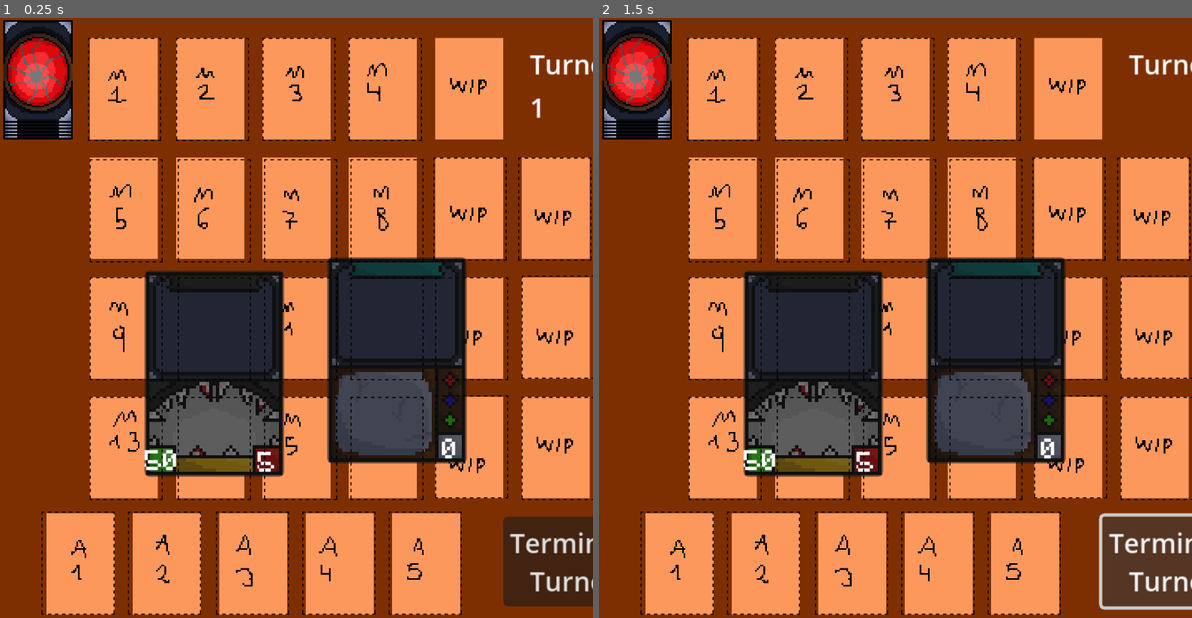
Above: before the commit, frames 1-2 (left to right).
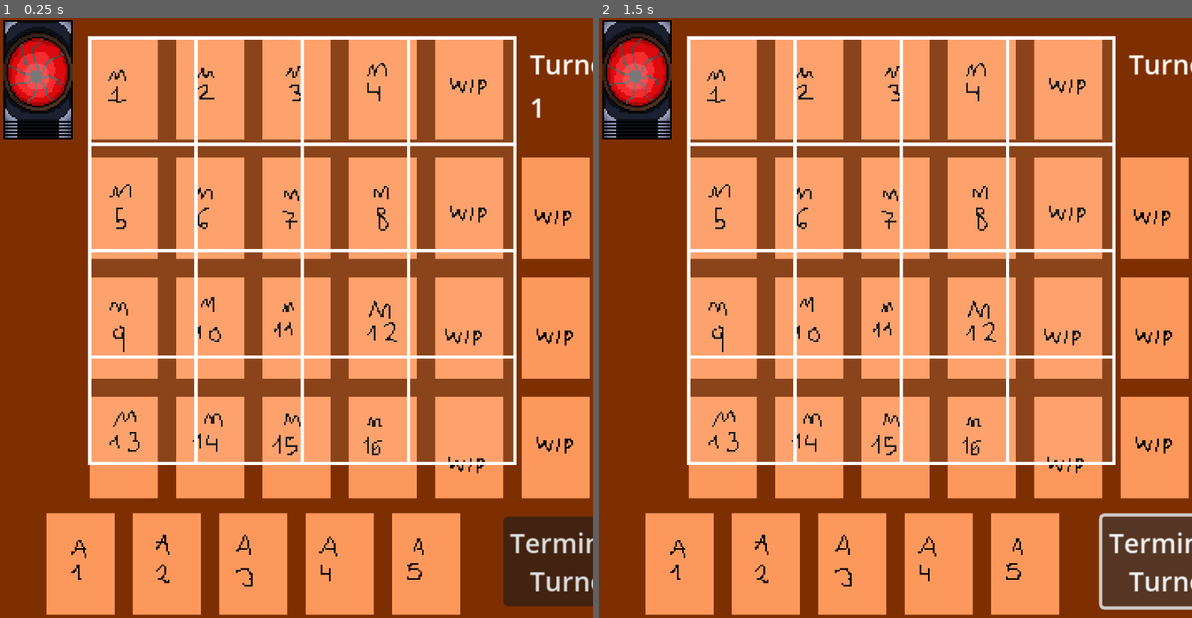
Above: after the commit, the same moments.

Repository: Lucas-Sanguinetti/jefe-desarrollo
Game: Godot game, scene res://Entidades/main.tscn
The game is run twice, just before and just after one commit, with the same random seed, the same clock (stepped at 60 frames per second) and the same inputs.
Inputs (mouse positions are in pixels of both pictures, inside the frame that each line leads up to):
- Up to frame 1 (0.25 s): no input
- Up to frame 2 (1.5 s): tap Enter at 0.5 s; move the mouse to (996, 360) at 0.52 s; click (996, 360) at 0.67 s; click "Terminar Turno" at 1.25 s

The runs differ from the first frame. In frame 1, 29% of the frame differs, in the area x 6-100%, y 3-100%; in frame 2, 29%.

Commit message:
cambio de grilla a formato generalizado, funciones para conseguir celdas vacias e invocar realizadas, falta probar

Diff:
--- /dev/null
+++ b/Entidades/GridMonstruos.gd
@@ -0,0 +1,59 @@
+extends Node2D
+
+const GRID_SIZE = 4        # 4x4
+const CELL_SIZE = 64       # ancho/alto de cada celda (en píxeles)
+@export var ficha_scene: PackedScene
+
+var grid = []  # array 2D de referencias a fichas
+
+func _ready():
+	# Inicializar grilla vacía
+	grid.resize(GRID_SIZE)
+	for x in range(GRID_SIZE):
+		grid[x] = []
+		for y in range(GRID_SIZE):
+			grid[x].append(null)
+	_draw()
+
+	## Ejemplo: invocar 5 fichas al azar al empezar
+	#for i in range(5):
+		#invoke_random_piece()
+
+# Convierte posición lógica (x,y) en coordenada de pantalla
+func grid_to_world(x: int, y: int) -> Vector2:
+	return Vector2(x, y) * CELL_SIZE
+
+# Colocar ficha en una posición lógica
+#func place_piece(x: int, y: int) -> bool:
+	#if grid[x][y] != null:
+		#return false  # ya ocupado
+	#var piece = ficha_scene.instantiate()
+	#add_child(piece)
+	#piece.position = grid_to_world(x, y)
+	#piece.grid_pos = Vector2(x, y)
+	#grid[x][y] = piece
+	#return true
+
+
+# Buscar una celda libre al azar e invocar allí
+#func invoke_random_piece():
+	#var empty_cells = []
+	#for x in range(GRID_SIZE):
+		#for y in range(GRID_SIZE):
+			#if grid[x][y] == null:
+				#empty_cells.append(Vector2(x, y))
+#
+	#if empty_cells.is_empty():
+		#print("No hay más espacios")
+		#return
+#
+	#var pos = empty_cells[randi() % empty_cells.size()]
+	#place_piece(pos.x, pos.y)
+
+#funcion puramente para visualizar las celdas y el espaciado
+func _draw():
+	for x in range(GRID_SIZE):
+		for y in range(GRID_SIZE):
+			var rect = Rect2(Vector2(x, y) * CELL_SIZE, Vector2(CELL_SIZE, CELL_SIZE))
+			draw_rect(rect, Color(1, 1, 1, 0.1), true)   # relleno semitransparente
+			draw_rect(rect, Color(1, 1, 1), false, 2.0) # borde blanco
--- a/Entidades/main.tscn
+++ b/Entidades/main.tscn
@@ -9,6 +9,7 @@
 [ext_resource type="Resource" uid="uid://1chp51lvkq0q" path="res://Resources/Monstruos/monstruo1.tres" id="5_3akp0"]
 [ext_resource type="PackedScene" uid="uid://r3uw2a7pd3o6" path="res://Entidades/monster_deck.tscn" id="5_j43no"]
 [ext_resource type="PackedScene" uid="uid://ftsm1b1thgfn" path="res://Entidades/card_slot.tscn" id="6_yojer"]
+[ext_resource type="Script" uid="uid://brt8rjbtiqry8" path="res://Entidades/GridMonstruos.gd" id="10_rq0b7"]
 
 [node name="Main" type="Node"]
 script = ExtResource("1_3akp0")
@@ -19,10 +20,12 @@
 [node name="CardManager" parent="." instance=ExtResource("1_1a6n1")]
 
 [node name="Carta" parent="CardManager" instance=ExtResource("2_1fbpr")]
+visible = false
 position = Vector2(239, 206)
 data = ExtResource("4_n8fjv")
 
 [node name="Carta2" parent="CardManager" instance=ExtResource("2_1fbpr")]
+visible = false
 position = Vector2(129, 214)
 data = ExtResource("5_3akp0")
 
@@ -33,97 +36,100 @@
 position = Vector2(22.874998, 37.125)
 scale = Vector2(1.0182925, 1.0105634)
 
-[node name="GrillaMonstruos" type="Node2D" parent="."]
+[node name="GrillasVisibles" type="Node2D" parent="."]
+visible = false
+
+[node name="GrillaMonstruos" type="Node2D" parent="GrillasVisibles"]
 position = Vector2(56, 15)
 metadata/_edit_group_ = true
 
-[node name="CardSlot" parent="GrillaMonstruos" instance=ExtResource("6_yojer")]
+[node name="CardSlot" parent="GrillasVisibles/GrillaMonstruos" instance=ExtResource("6_yojer")]
 position = Vector2(19, 28)
 
-[node name="CardSlot2" parent="GrillaMonstruos" instance=ExtResource("6_yojer")]
+[node name="CardSlot2" parent="GrillasVisibles/GrillaMonstruos" instance=ExtResource("6_yojer")]
 position = Vector2(72, 28)
 
-[node name="CardSlot3" parent="GrillaMonstruos" instance=ExtResource("6_yojer")]
+[node name="CardSlot3" parent="GrillasVisibles/GrillaMonstruos" instance=ExtResource("6_yojer")]
 position = Vector2(124, 28)
 
-[node name="CardSlot4" parent="GrillaMonstruos" instance=ExtResource("6_yojer")]
+[node name="CardSlot4" parent="GrillasVisibles/GrillaMonstruos" instance=ExtResource("6_yojer")]
 position = Vector2(176, 28)
 
-[node name="CardSlot5" parent="GrillaMonstruos" instance=ExtResource("6_yojer")]
+[node name="CardSlot5" parent="GrillasVisibles/GrillaMonstruos" instance=ExtResource("6_yojer")]
 position = Vector2(20, 101)
 
-[node name="CardSlot6" parent="GrillaMonstruos" instance=ExtResource("6_yojer")]
+[node name="CardSlot6" parent="GrillasVisibles/GrillaMonstruos" instance=ExtResource("6_yojer")]
 position = Vector2(73, 101)
 
-[node name="CardSlot7" parent="GrillaMonstruos" instance=ExtResource("6_yojer")]
+[node name="CardSlot7" parent="GrillasVisibles/GrillaMonstruos" instance=ExtResource("6_yojer")]
 position = Vector2(125, 101)
 
-[node name="CardSlot8" parent="GrillaMonstruos" instance=ExtResource("6_yojer")]
+[node name="CardSlot8" parent="GrillasVisibles/GrillaMonstruos" instance=ExtResource("6_yojer")]
 position = Vector2(177, 101)
 
-[node name="CardSlot9" parent="GrillaMonstruos" instance=ExtResource("6_yojer")]
+[node name="CardSlot9" parent="GrillasVisibles/GrillaMonstruos" instance=ExtResource("6_yojer")]
 position = Vector2(20, 172)
 
-[node name="CardSlot10" parent="GrillaMonstruos" instance=ExtResource("6_yojer")]
+[node name="CardSlot10" parent="GrillasVisibles/GrillaMonstruos" instance=ExtResource("6_yojer")]
 position = Vector2(73, 172)
 
-[node name="CardSlot11" parent="GrillaMonstruos" instance=ExtResource("6_yojer")]
+[node name="CardSlot11" parent="GrillasVisibles/GrillaMonstruos" instance=ExtResource("6_yojer")]
 position = Vector2(125, 172)
 
-[node name="CardSlot12" parent="GrillaMonstruos" instance=ExtResource("6_yojer")]
+[node name="CardSlot12" parent="GrillasVisibles/GrillaMonstruos" instance=ExtResource("6_yojer")]
 position = Vector2(177, 172)
 
-[node name="CardSlot13" parent="GrillaMonstruos" instance=ExtResource("6_yojer")]
+[node name="CardSlot13" parent="GrillasVisibles/GrillaMonstruos" instance=ExtResource("6_yojer")]
 position = Vector2(20, 244)
 
-[node name="CardSlot14" parent="GrillaMonstruos" instance=ExtResource("6_yojer")]
+[node name="CardSlot14" parent="GrillasVisibles/GrillaMonstruos" instance=ExtResource("6_yojer")]
 position = Vector2(73, 244)
 
-[node name="CardSlot15" parent="GrillaMonstruos" instance=ExtResource("6_yojer")]
+[node name="CardSlot15" parent="GrillasVisibles/GrillaMonstruos" instance=ExtResource("6_yojer")]
 position = Vector2(125, 244)
 
-[node name="CardSlot16" parent="GrillaMonstruos" instance=ExtResource("6_yojer")]
+[node name="CardSlot16" parent="GrillasVisibles/GrillaMonstruos" instance=ExtResource("6_yojer")]
 position = Vector2(177, 244)
 
-[node name="GrillaArmas" type="Node2D" parent="."]
+[node name="GrillaArmas" type="Node2D" parent="GrillasVisibles"]
 position = Vector2(261, 84)
 metadata/_edit_group_ = true
 
-[node name="CardSlot" parent="GrillaArmas" instance=ExtResource("6_yojer")]
+[node name="CardSlot" parent="GrillasVisibles/GrillaArmas" instance=ExtResource("6_yojer")]
 position = Vector2(22, 31)
 
-[node name="CardSlot2" parent="GrillaArmas" instance=ExtResource("6_yojer")]
+[node name="CardSlot2" parent="GrillasVisibles/GrillaArmas" instance=ExtResource("6_yojer")]
 position = Vector2(73, 31)
 
-[node name="CardSlot3" parent="GrillaArmas" instance=ExtResource("6_yojer")]
+[node name="CardSlot3" parent="GrillasVisibles/GrillaArmas" instance=ExtResource("6_yojer")]
 position = Vector2(23, 103)
 
-[node name="CardSlot4" parent="GrillaArmas" instance=ExtResource("6_yojer")]
+[node name="CardSlot4" parent="GrillasVisibles/GrillaArmas" instance=ExtResource("6_yojer")]
 position = Vector2(75, 102)
 
-[node name="CardSlot5" parent="GrillaArmas" instance=ExtResource("6_yojer")]
+[node name="CardSlot5" parent="GrillasVisibles/GrillaArmas" instance=ExtResource("6_yojer")]
 position = Vector2(23, 174)
 
-[node name="CardSlot6" parent="GrillaArmas" instance=ExtResource("6_yojer")]
+[node name="CardSlot6" parent="GrillasVisibles/GrillaArmas" instance=ExtResource("6_yojer")]
 position = Vector2(75, 175)
 
-[node name="GrillaJugador" type="Node2D" parent="."]
+[node name="GrillaJugador" type="Node2D" parent="GrillasVisibles"]
 position = Vector2(28, 298)
 metadata/_edit_group_ = true
 
-[node name="CardSlot" parent="GrillaJugador" instance=ExtResource("6_yojer")]
+[node name="CardSlot" parent="GrillasVisibles/GrillaJugador" instance=ExtResource("6_yojer")]
 position = Vector2(19, 30)
 
-[node name="CardSlot2" parent="GrillaJugador" instance=ExtResource("6_yojer")]
+[node name="CardSlot2" parent="GrillasVisibles/GrillaJugador" instance=ExtResource("6_yojer")]
 position = Vector2(71, 30)
 
-[node name="CardSlot3" parent="GrillaJugador" instance=ExtResource("6_yojer")]
+[node name="CardSlot3" parent="GrillasVisibles/GrillaJugador" instance=ExtResource("6_yojer")]
 position = Vector2(124, 30)
 
-[node name="CardSlot4" parent="GrillaJugador" instance=ExtResource("6_yojer")]
+[node name="CardSlot4" parent="GrillasVisibles/GrillaJugador" instance=ExtResource("6_yojer")]
 position = Vector2(176, 30)
 
-[node name="CardSlot5" parent="GrillaJugador" instance=ExtResource("6_yojer")]
+[node name="CardSlot5" parent="GrillasVisibles/GrillaJugador" instance=ExtResource("6_yojer")]
 position = Vector2(228, 30)
 
 [node name="Button" type="Button" parent="."]
@@ -153,3 +159,7 @@
 offset_bottom = -214.05301
 text = "Turno:
 1"
+
+[node name="GridMonstruos" type="Node2D" parent="."]
+position = Vector2(54, 12)
+script = ExtResource("10_rq0b7")
--- a/Resources/Armas/arma1.tres
+++ b/Resources/Armas/arma1.tres
@@ -5,7 +5,5 @@
 
 [resource]
 script = ExtResource("1_7q35r")
-damage = 10
-durability = 1
 sprite = ExtResource("2_djpva")
 metadata/_custom_type_script = "uid://c7dwh0hqpxh8s"
Not shown, added: Entidades/GridMonstruos.gd.uid
Not shown: 1 places in Entidades/main.tscn that only renumber resources
